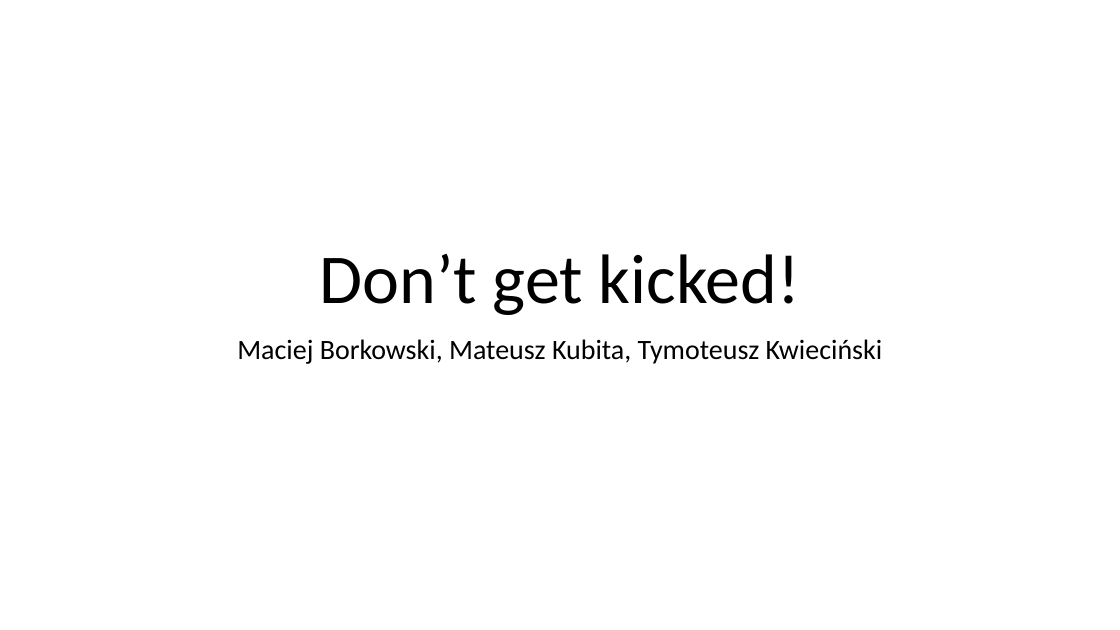
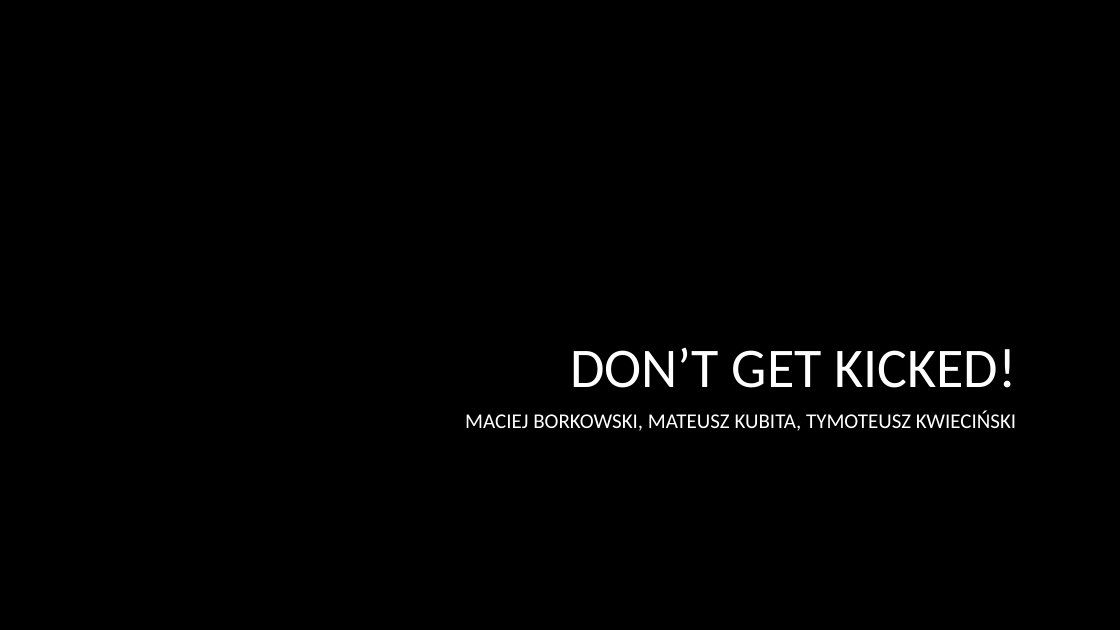
Before and after one commit to Koliber216/DontGetKicked-ML-Classification, a slide deck: slide 1 of prezka.pptx. Drawn at 1120x630 pixels with LibreOffice and Linux fonts; fonts in the diff are those of the drawing; background and template pictures are left out. Boxes give left, top, right and bottom in pixels: in the first picture for what was removed or moved away, otherwise in the second. Text is boxed around its words. In the diff, an @@ line names an element or a change of style, - is before the commit and + after.

```diff
--- a/prezka.pptx
+++ b/prezka.pptx
@@ background #FFFFFF to picture (left out) @@
@@ title at <box>570,347,1016,388</box>: text changed; size 60 to 48 pt; text colour #000000 to #FFFFFF @@
-Don’t get kicked!
+DON’T GET KICKED!
@@ subtitle at <box>465,410,1016,431</box>: text changed; size 24 to 18 pt; text colour #000000 to #FFFFFF @@
-Maciej Borkowski, Mateusz Kubita, Tymoteusz Kwieciński
+MACIEJ BORKOWSKI, MATEUSZ KUBITA, TYMOTEUSZ KWIECIŃSKI
```
Also in this commit, not shown: 6 other slides changed, 3 slides added, 2 slides removed, 2 other files.
